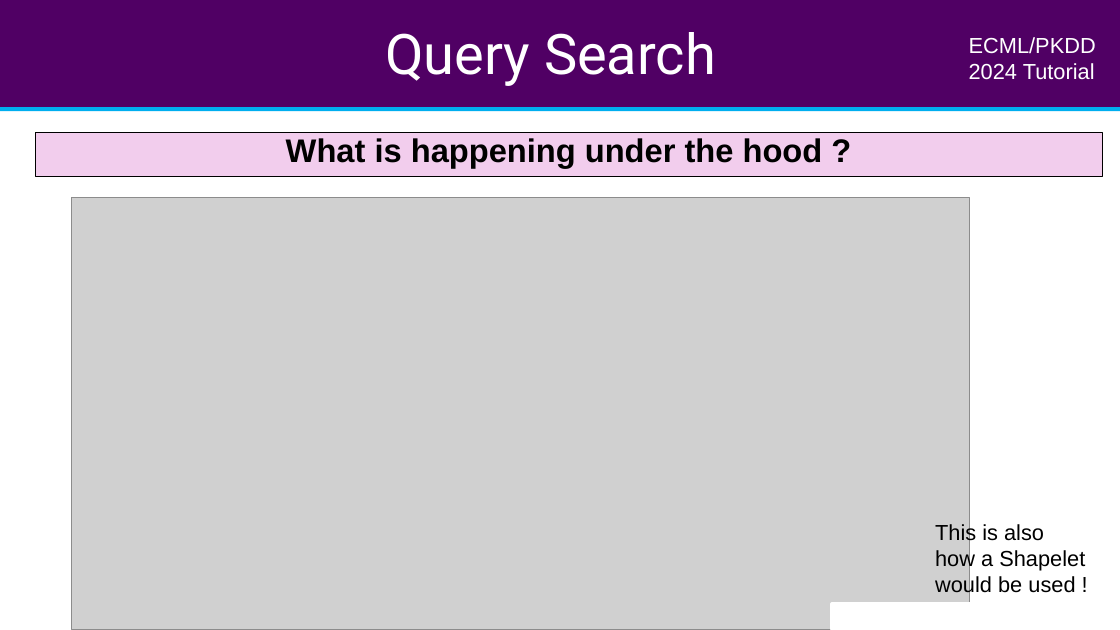
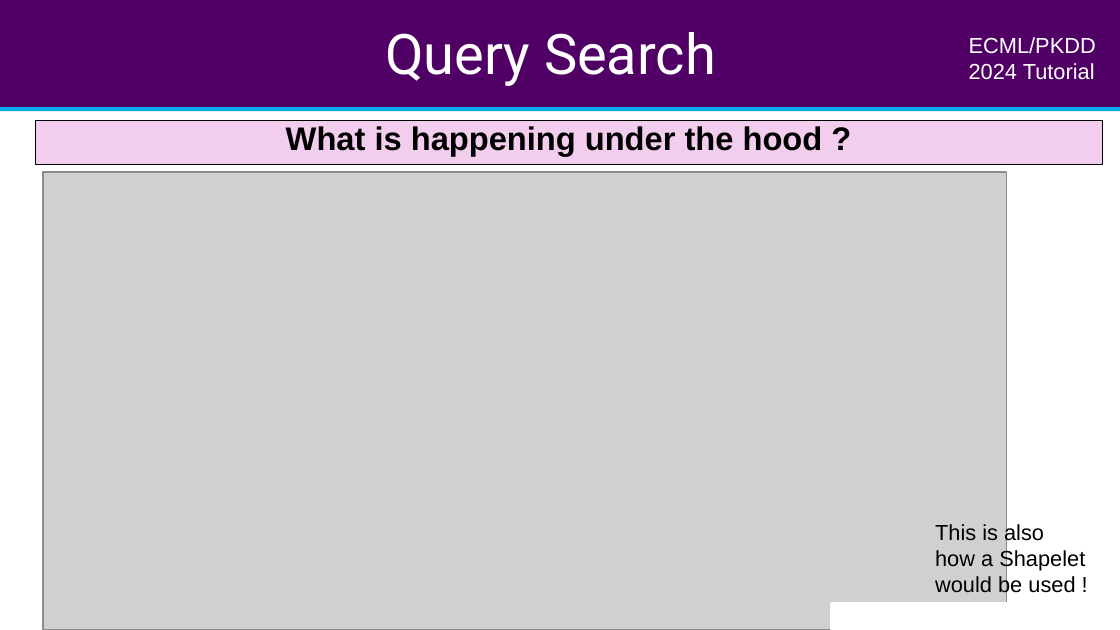
Before and after one commit to aeon-toolkit/aeon-tutorials, a slide deck: slide 9 of ECML-2024/Slides/part4_similarity_search.pptx. Drawn at 1120x630 pixels with LibreOffice and Linux fonts; fonts in the diff are those of the drawing; grey boxes stand for pictures. Boxes give left, top, right and bottom in pixels: in the first picture for what was removed or moved away, otherwise in the second. Text is boxed around its words. In the diff, an @@ line names an element or a change of style, - is before the commit and + after.

```diff
--- a/ECML-2024/Slides/part4_similarity_search.pptx
+++ b/ECML-2024/Slides/part4_similarity_search.pptx
@@ rectangle "What is happening under the ...": place and size @@
-rectangle "What is happening under the ..." at <box>35,132,1102,176</box>
+rectangle "What is happening under the ..." at <box>35,120,1102,164</box>
@@ picture: place and size @@
-picture at <box>72,198,970,630</box>
+picture at <box>43,172,1007,630</box>
```
Also in this commit, not shown: 3 other slides changed.
